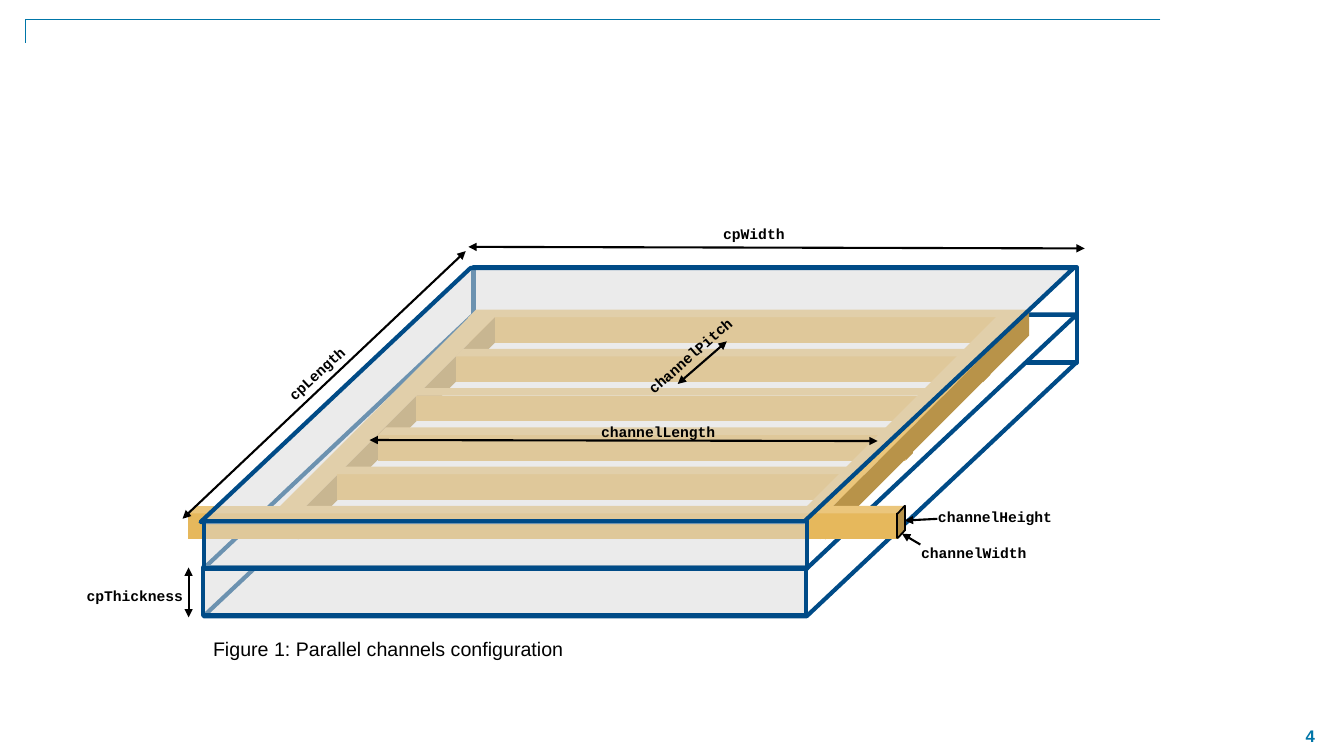
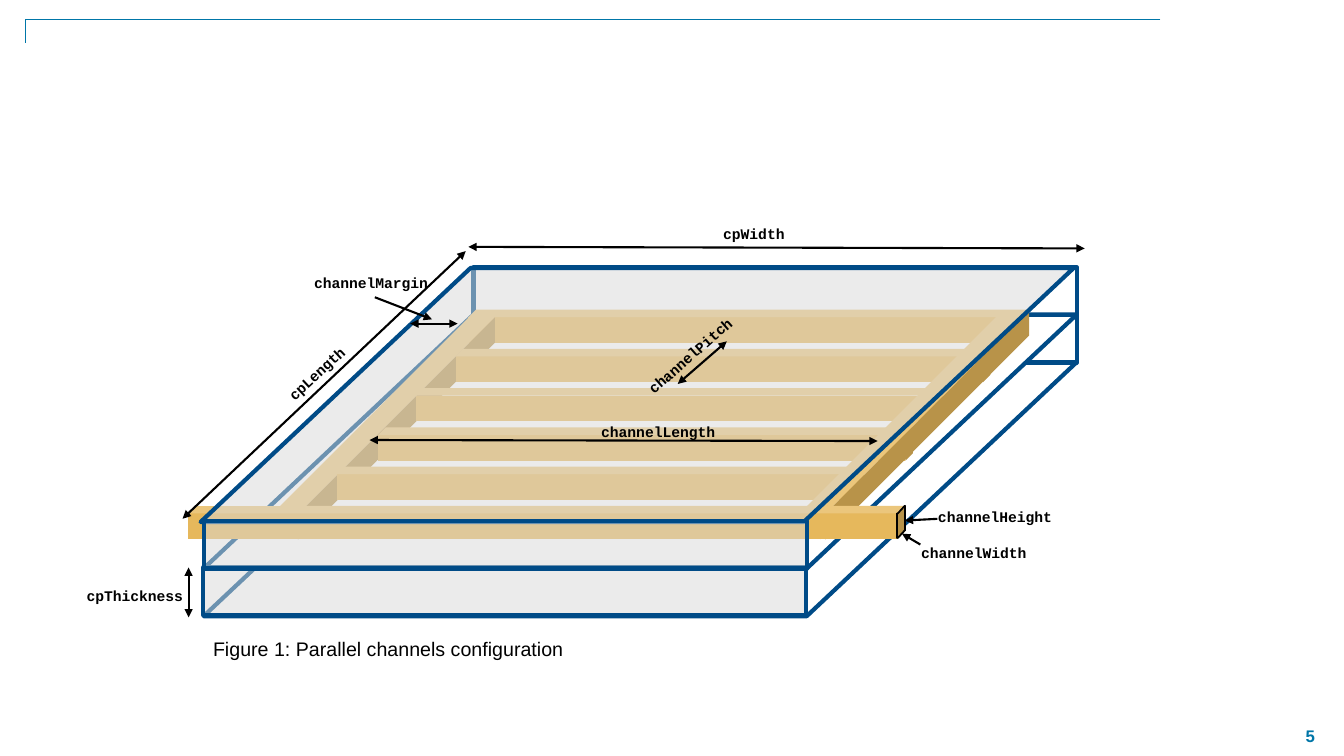
Before and after one commit to mathworks/thermal_management_tutorial, a slide deck: slide 5 of Docs/images.pptx (slide 4 before the commit). Drawn at 1344x756 pixels with LibreOffice and Linux fonts; fonts in the diff are those of the drawing; background and template pictures are left out. Boxes give left, top, right and bottom in pixels: in the first picture for what was removed or moved away, otherwise in the second. Text is boxed around its words. In the diff, an @@ line names an element or a change of style, - is before the commit and + after.

```diff
--- a/Docs/images.pptx
+++ b/Docs/images.pptx
@@ rectangle added at box(94, 205, 1126, 691), fill #FFFFFF @@
@@ text added at box(314, 278, 428, 294), 10.5 pt, text #000000, bold @@
+channelMargin
@@ arrow added from (375, 297) to (433, 320), #000000 1.5 pt @@
@@ double arrow added from (458, 324) to (410, 324), #000000 1.5 pt @@
@@ page number at box(1306, 730, 1315, 742): text changed @@
-4
+5
```
Also in this commit, not shown: 1 other slide changed, 3 slides added, 1 other file.
